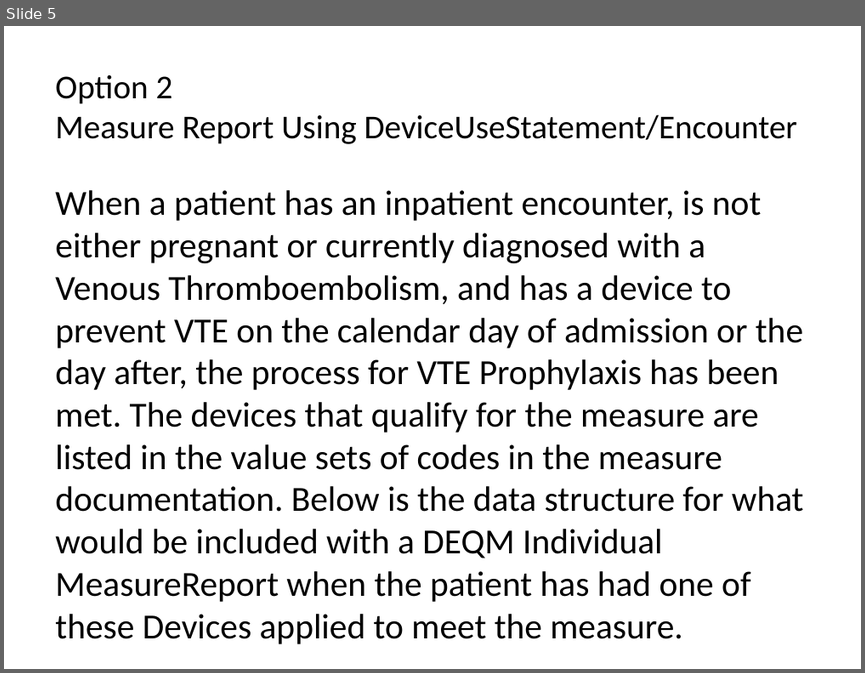
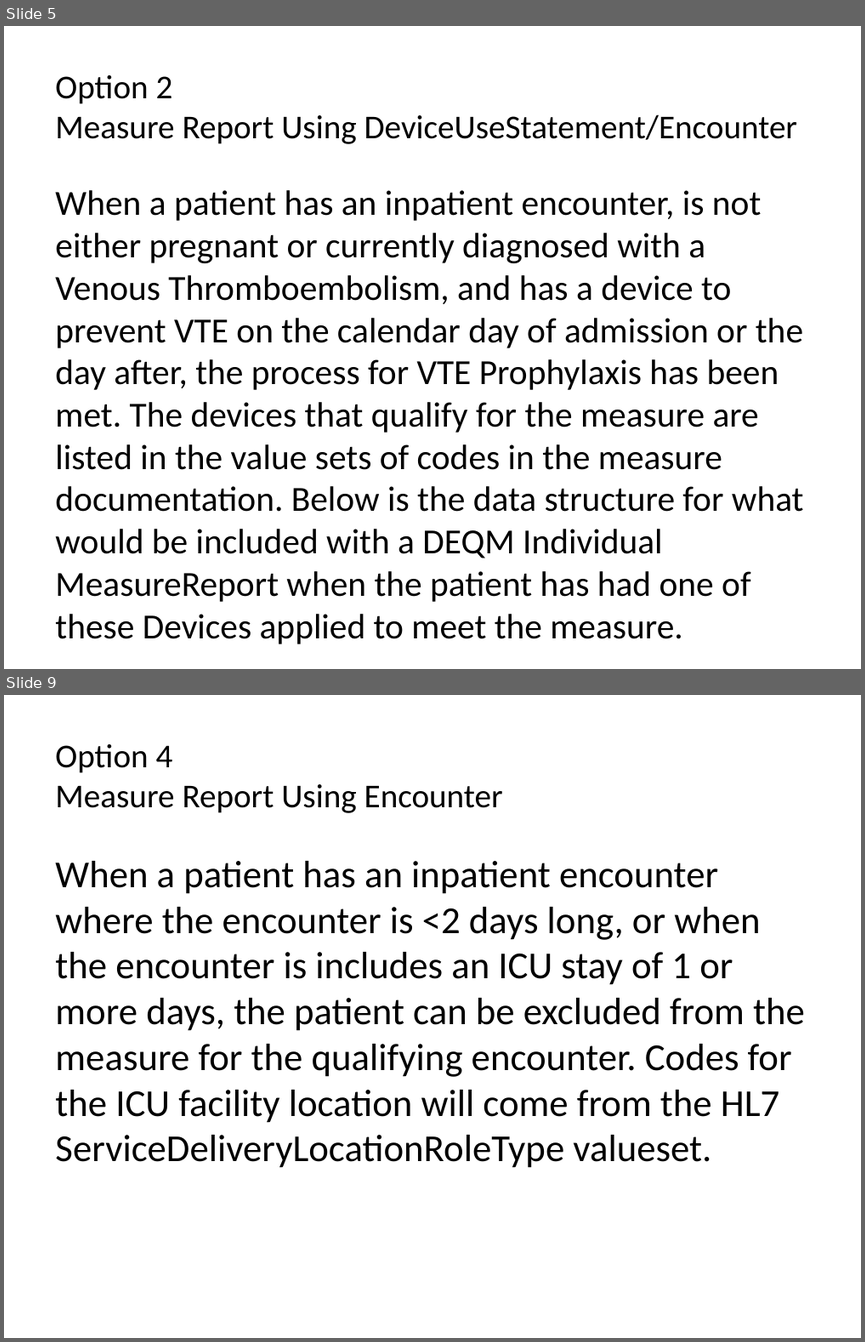
Before and after one commit to HL7/davinci-deqm, a slide deck: source/pages/assets/images/source/DEQM Resource Diagram - VTE.pptx. Shown one above the other, each under a label of ours: slide 5 before the commit, slides 5 and 9 after it; the slides between them are not shown. The pictures are 865x673 and 865x1342 pixels, drawn with LibreOffice and Linux fonts; fonts in the diff are those of the drawing. Boxes give left, top, right and bottom in pixels: in the first picture for what was removed or moved away, otherwise in the second. Text is boxed around its words. In the diff, an @@ line names an element or a change of style, - is before the commit and + after.

```diff
--- a/source/pages/assets/images/source/DEQM Resource Diagram - VTE.pptx
+++ b/source/pages/assets/images/source/DEQM Resource Diagram - VTE.pptx
@@ slide 9 added at box(4, 695, 861, 1338), background #FFFFFF @@
@@ title added at box(55, 744, 503, 813), 28 pt, text #000000 @@
+Option 4
+Measure Report Using Encounter
@@ text added at box(55, 861, 805, 1168), 32 pt, text #000000 @@
+When a patient has an inpatient encounter where the encounter is <2 days long, or when the encounter is includes an ICU stay of 1 or more days, the patient can be excluded from the measure for the qualifying encounter. Codes for the ICU facility location will come from the HL7 ServiceDeliveryLocationRoleType valueset.
```
Also in this commit, not shown: 5 slides changed, 7 other slides added, 1 slide removed, 9 other files.
